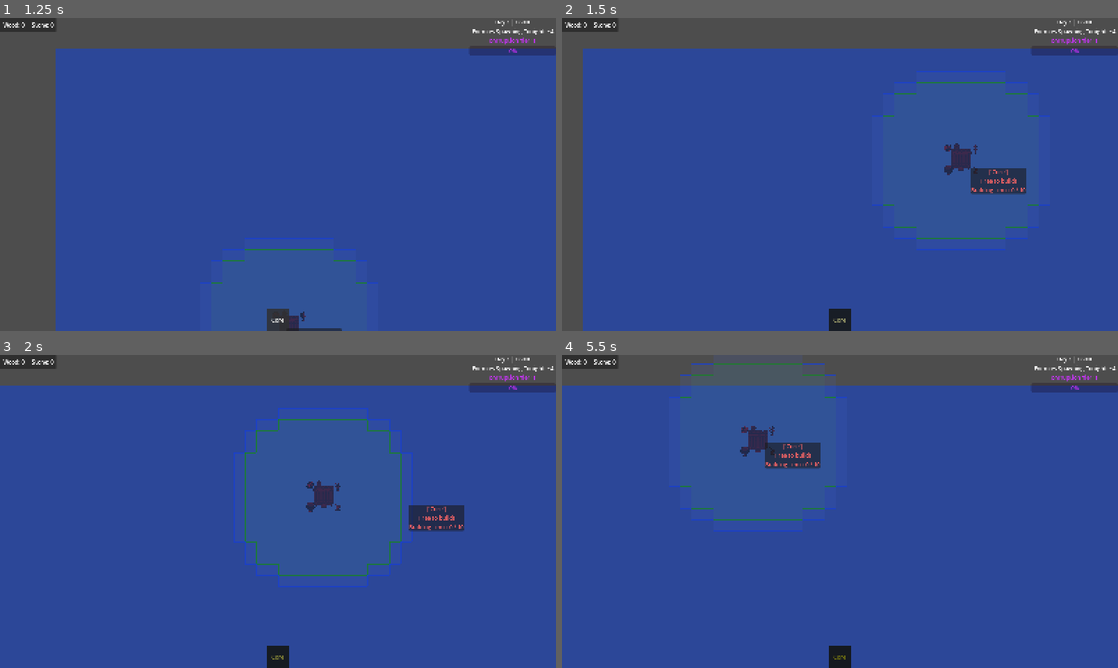
Above: before the commit, frames 1-4 (two rows, left to right).
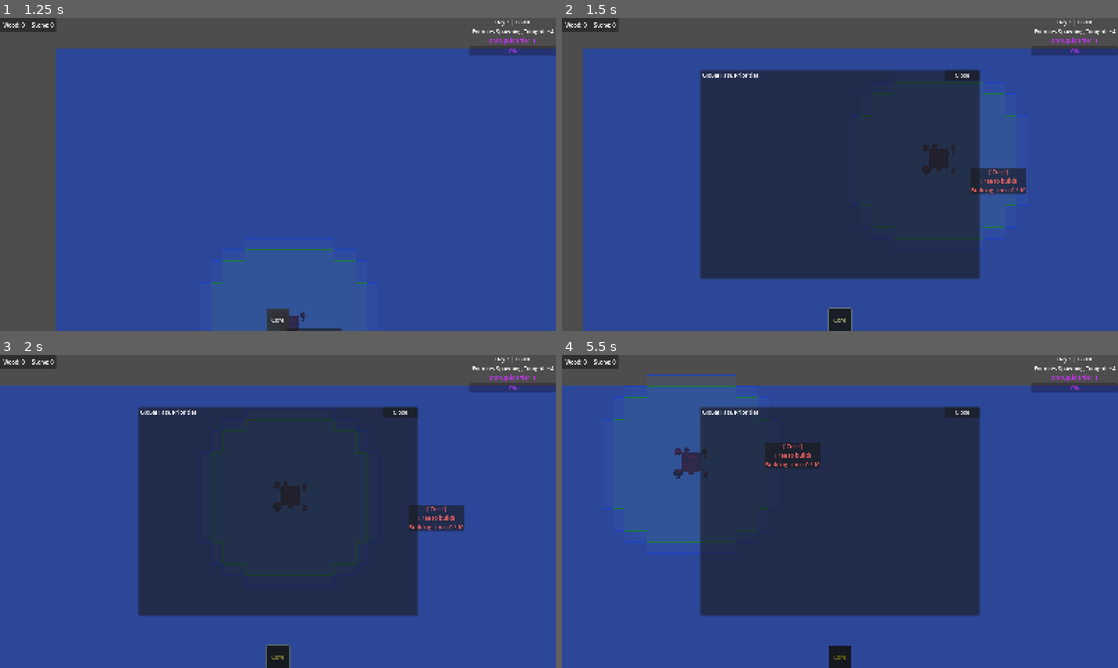
Above: after the commit, the same moments.

Repository: ColdTerror/Core-and-Conveyor
Game: Godot game, scene res://scenes/level.tscn
The game is run twice, just before and just after one commit, with the same random seed, the same clock (stepped at 60 frames per second) and the same inputs. The engine's default icon, where the game draws it, is replaced by a stand-in: a white triangle on a blue panel in a dark square.
Inputs (mouse positions are in pixels of both pictures, inside the frame that each line leads up to):
- Up to frame 1 (1.25 s): click "Core" at 0.5 s
- Up to frame 2 (1.5 s): tap Enter at 1.25 s; move the mouse to (962, 158) at 1.27 s; hold Right (ui_right) from 1.28 s (still down); tap P at 1.35 s; click (962, 158) at 1.42 s
- Up to frame 3 (2 s): keep holding Right (ui_right)
- Up to frame 4 (5.5 s): release Right (ui_right) at 2 s; drag from (728, 527) to (812, 574) at 2.02 s; tap Space at 2.75, 5 s; move the mouse to (895, 442) at 2.77 s; hold Right (ui_right) 2.78-3.5 s; hold Right mouse button (right_click) 2.78-3.5 s; tap P at 3.05, 4.35 s; drag from (812, 574) to (673, 464) at 3.52 s; tap Enter at 4.25 s; move the mouse to (1006, 558) at 4.27 s; hold Left (ui_left) 4.28-5 s; drag from (673, 464) to (756, 433) at 5.02 s

Frame 1 is identical in both runs. In frame 2, 34% of the frame differs, in the area x 24-88%, y 16-100%; in frame 3, 34%; in frame 4, 34%, in the area x 7-76%, y 2-84%.

Commit message:
added a priority menu ui toggled by p

Diff:
--- a/scenes/level.tscn
+++ b/scenes/level.tscn
@@ -38,6 +38,7 @@
 [ext_resource type="PackedScene" uid="uid://b0rrk8021htay" path="res://scenes/Enemy & Related/wave_manager.tscn" id="32_2e2fo"]
 [ext_resource type="Script" uid="uid://bliasq3ei4dg3" path="res://scripts/Enemy & Related/corruption_manager.gd" id="34_v3why"]
 [ext_resource type="PackedScene" uid="uid://cdmxyx00rhtcw" path="res://scenes/research/research_screen.tscn" id="35_asl66"]
+[ext_resource type="PackedScene" uid="uid://b0e2y87cv1d35" path="res://scenes/ui/priority_menu.tscn" id="36_c1pbi"]
 
 [node name="Level" type="Node2D" unique_id=368109732]
 script = ExtResource("1_olg7q")
@@ -167,6 +168,14 @@
 offset_bottom = 81.0
 grow_horizontal = 2
 
+[node name="PriorityMenu" parent="CanvasLayer/Popup_Layer" unique_id=1030070791 node_paths=PackedStringArray("building_manager") instance=ExtResource("36_c1pbi")]
+layout_mode = 1
+offset_left = -402.0
+offset_top = -300.0
+offset_right = 402.0
+offset_bottom = 300.0
+building_manager = NodePath("../../../BuildingManager")
+
 [node name="Hud_Layer" type="Control" parent="CanvasLayer" unique_id=1589356399]
 layout_mode = 3
 anchors_preset = 15
--- /dev/null
+++ b/scenes/ui/priority_menu.tscn
@@ -0,0 +1,46 @@
+[gd_scene format=3 uid="uid://b0e2y87cv1d35"]
+
+[ext_resource type="Script" uid="uid://ctedoygpx45hx" path="res://scripts/UI/priority_menu.gd" id="1_ui8jo"]
+
+[node name="PriorityMenu" type="PanelContainer" unique_id=1030070791]
+custom_minimum_size = Vector2(800, 600)
+anchors_preset = 8
+anchor_left = 0.5
+anchor_top = 0.5
+anchor_right = 0.5
+anchor_bottom = 0.5
+offset_left = -109.0
+offset_top = -21.5
+offset_right = 109.0
+offset_bottom = 21.5
+grow_horizontal = 2
+grow_vertical = 2
+script = ExtResource("1_ui8jo")
+
+[node name="VBoxContainer" type="VBoxContainer" parent="." unique_id=1417829691]
+layout_mode = 2
+
+[node name="Header" type="HBoxContainer" parent="VBoxContainer" unique_id=304942268]
+layout_mode = 2
+
+[node name="Label" type="Label" parent="VBoxContainer/Header" unique_id=1502384625]
+custom_minimum_size = Vector2(700, 0)
+layout_mode = 2
+text = " Global Task Priorities"
+
+[node name="CloseButton" type="Button" parent="VBoxContainer/Header" unique_id=766048388]
+custom_minimum_size = Vector2(100, 0)
+layout_mode = 2
+text = "Close
+"
+
+[node name="HSeparator" type="HSeparator" parent="VBoxContainer" unique_id=155545421]
+layout_mode = 2
+
+[node name="ScrollContainer" type="ScrollContainer" parent="VBoxContainer" unique_id=2046592532]
+custom_minimum_size = Vector2(0, 400)
+layout_mode = 2
+horizontal_scroll_mode = 0
+
+[node name="ListContainer" type="VBoxContainer" parent="VBoxContainer/ScrollContainer" unique_id=55897273]
+layout_mode = 2
--- a/scripts/Building Classes/construction_site_building.gd
+++ b/scripts/Building Classes/construction_site_building.gd
@@ -13,7 +13,7 @@
 # ==========================================
 # 1. THE DYNAMIC SETUP
 # ==========================================
-func setup_blueprint(level_instance: Node2D, target_scene: PackedScene, costs: Dictionary, b_size: Vector2i):
+func setup_blueprint(level_instance: Node2D, target_scene: PackedScene, costs: Dictionary, b_size: Vector2i, target_name: String = ""):
 	level_ref = level_instance
 	target_building_scene = target_scene
 	required_items = costs.duplicate()
@@ -25,7 +25,11 @@
 	var footprint_px = Vector2(size.x * 32.0, size.y * 32.0)
 	_update_collision(footprint_px)
 
-	building_name = "Construction Site"
+	if target_name != "":
+		building_name = "Building: " + target_name
+	else:
+		building_name = "Construction Site"
+
 	health = 0
 	max_health = 100
 
--- a/scripts/Managers/Level.gd
+++ b/scripts/Managers/Level.gd
@@ -66,6 +66,8 @@
 
 @onready var detail_menu = $CanvasLayer/Popup_Layer/DetailMenu
 
+@onready var priority_menu = $CanvasLayer/Popup_Layer/PriorityMenu
+
 @onready var pathfinder = $Pathfinder
 
 func _ready():
@@ -448,6 +450,9 @@
 			else:
 				current_mode = InteractionMode.TERRAFORM
 				print("Entered Terrain Mode")
+		if event.keycode == KEY_P:
+			priority_menu.toggle_menu()
+			get_viewport().set_input_as_handled()
 
 	# 2. BUILDING MODE (Delegated to Manager)
 	# We check this FIRST. If we are placing a building, we send Presses, Releases,
--- a/scripts/Managers/building_manager.gd
+++ b/scripts/Managers/building_manager.gd
@@ -16,7 +16,7 @@
 
 func _is_grouped_type(building: Node) -> bool:
 	# Add any other classes here that shouldn't be individually ranked!
-	return building is ConveyorBuilding or building is WallBuilding
+	return building is ConveyorBuilding or building is WallBuilding or building is TerraformSite
 
 
 # ---TRACKERS ---
@@ -464,7 +464,7 @@
 
 		# 2. THE FIX: Tell it how big it is BEFORE you place it!
 		# This updates the site's internal `size` to 2x2, 3x3, etc.
-		site.setup_blueprint(level_ref, target_scene, cost, ghost_building.size)
+		site.setup_blueprint(level_ref, target_scene, cost, ghost_building.size, ghost_building.building_name)
 
 		# 3. THE FIX: Let the base Building class do the math!
 		# place_at() uses the newly updated size to perfectly center the global_position.
@@ -876,7 +876,10 @@
 
 	if _is_grouped_type(building):
 		# Figure out the string name for this group
-		var group_name = "Belts" if building is ConveyorBuilding else "Walls"
+		var group_name = ""
+		if building is ConveyorBuilding: group_name = "Belts"
+		elif building is WallBuilding: group_name = "Walls"
+		elif building is TerraformSite: group_name = "Terraform"
 
 		# If it's the very first one, add the string to the master list!
 		if not master_priority_queue.has(group_name):
@@ -1431,10 +1434,6 @@
 		_register_building(site)
 		site.destroyed.connect(_on_building_destroyed)
 
-		# Ensure "Terraform" is dynamically added to the Priority List
-		if not master_priority_queue.has("Terraform"):
-			master_priority_queue.append("Terraform")
-			print("Priority System: Unlocked Terraforming")
 	else:
 		print("Nothing to remove at: ", grid_pos)
 
--- /dev/null
+++ b/scripts/UI/priority_menu.gd
@@ -0,0 +1,85 @@
+extends PanelContainer
+
+@export var building_manager: BuildingManager
+
+@onready var list_container = $VBoxContainer/ScrollContainer/ListContainer
+@onready var close_button = $VBoxContainer/Header/CloseButton
+
+func _ready():
+	hide()
+	close_button.pressed.connect(close_menu)
+
+func toggle_menu():
+	if visible:
+		close_menu()
+	else:
+		open_menu()
+
+func open_menu():
+	refresh_ui()
+	show()
+
+func close_menu():
+	hide()
+
+func refresh_ui():
+	# 1. Clean up old rows
+	for child in list_container.get_children():
+		child.queue_free()
+
+	if not building_manager:
+		print("PriorityMenu: Building Manager not assigned!")
+		return
+
+	# 2. Grab the queue
+	var queue = building_manager.master_priority_queue
+	var max_rank = queue.size()
+
+	# 3. Build a row for every item
+	for i in range(max_rank):
+		var item = queue[i]
+		var rank = i + 1
+		_create_priority_row(item, rank, max_rank)
+
+func _create_priority_row(item: Variant, rank: int, max_rank: int):
+	var hbox = HBoxContainer.new()
+
+	# --- UP ARROW ---
+	var up_btn = Button.new()
+	up_btn.text = " ▲ "
+	up_btn.disabled = (rank == 1)
+	up_btn.pressed.connect(func():
+		building_manager.move_priority_up(item)
+		refresh_ui()
+	)
+
+	# --- TEXT LABEL ---
+	var label = Label.new()
+	label.size_flags_horizontal = Control.SIZE_EXPAND_FILL
+	label.horizontal_alignment = HORIZONTAL_ALIGNMENT_CENTER
+
+	# Format the text depending on if it is a Group String or a Building Node!
+	if typeof(item) == TYPE_STRING:
+		label.text = "%d. [Group] %s" % [rank, item]
+		label.modulate = Color(0.8, 0.8, 1.0) # Light blue for groups
+	else:
+		if is_instance_valid(item) and "building_name" in item:
+			label.text = "%d. %s" % [rank, item.building_name]
+		else:
+			label.text = "%d. [Invalid]" % rank
+
+	# --- DOWN ARROW ---
+	var down_btn = Button.new()
+	down_btn.text = " ▼ "
+	down_btn.disabled = (rank == max_rank)
+	down_btn.pressed.connect(func():
+		building_manager.move_priority_down(item)
+		refresh_ui()
+	)
+
+	# Assemble the row
+	hbox.add_child(up_btn)
+	hbox.add_child(label)
+	hbox.add_child(down_btn)
+
+	list_container.add_child(hbox)
Not shown, added: scripts/UI/priority_menu.gd.uid
Not shown, changed: kanban_tasks_data.kanban
